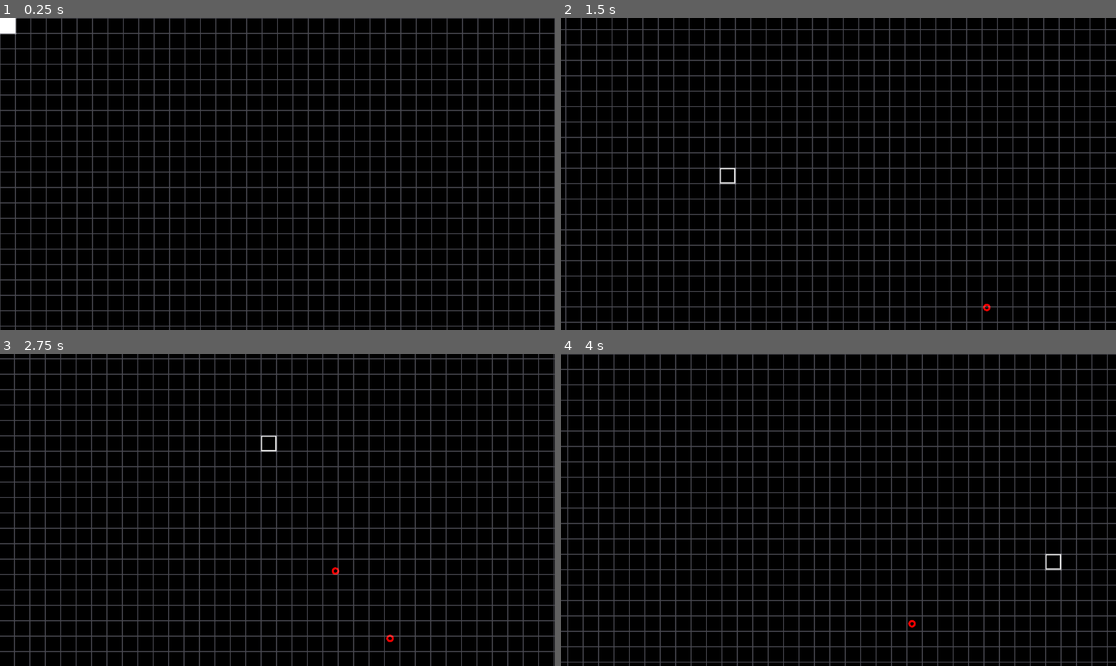
Above: before the commit, frames 1-4 (two rows, left to right).
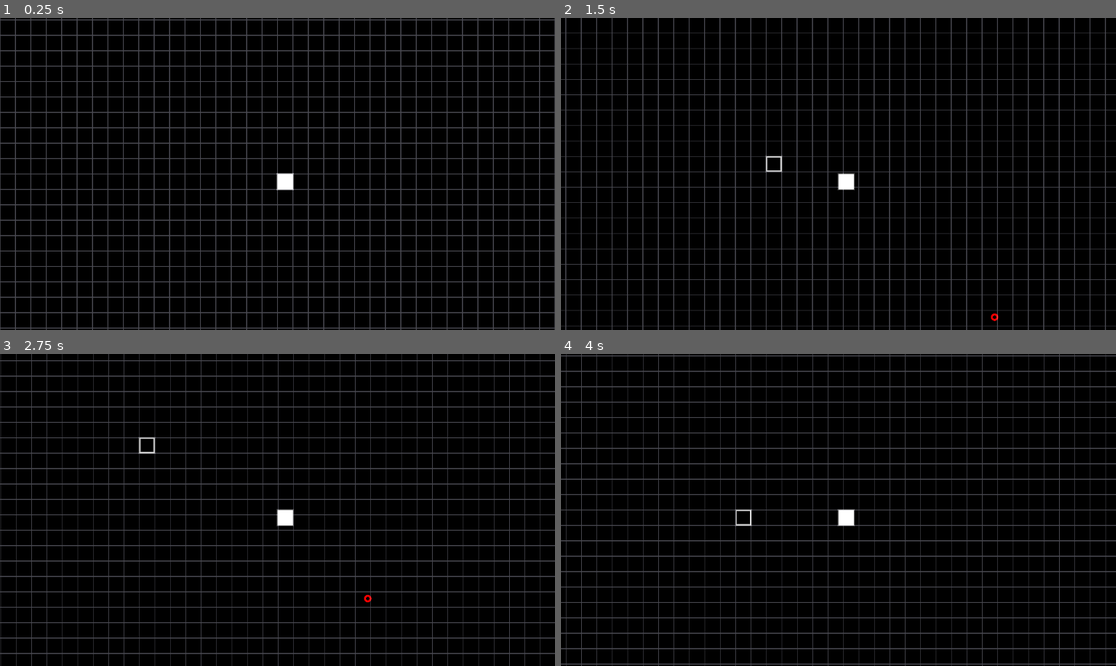
Above: after the commit, the same moments.

Repository: AnonymousXavier/ink-void
Game: Godot game, scene res://Scenes/world.tscn
The game is run twice, just before and just after one commit, with the same random seed, the same clock (stepped at 60 frames per second) and the same inputs.
Inputs (mouse positions are in pixels of both pictures, inside the frame that each line leads up to):
- Up to frame 1 (0.25 s): no input
- Up to frame 2 (1.5 s): tap Enter (ui_accept) at 0.5, 0.6, 0.77, 1.07, 1.35 s; move the mouse to (960, 158) at 0.52 s; hold Right (right) 0.53-1.28 s; click (960, 158) at 0.67 s; move the mouse to (727, 189) at 1.27 s; hold Down (down) from 1.28 s (still down); click (727, 189) at 1.42 s
- Up to frame 3 (2.75 s): tap Enter (ui_accept) at 1.52, 1.82, 2.1 s; move the mouse to (333, 441) at 2.02 s; release Down (down) at 2.03 s; hold Right (right) from 2.03 s (still down); click (333, 441) at 2.17 s
- Up to frame 4 (4 s): move the mouse to (810, 572) at 2.77 s; release Right (right) at 2.78 s; hold Up (ui_up) 2.78-3.53 s; tap Enter (ui_accept) at 2.85, 3.02, 3.32, 3.6, 3.77 s; click (810, 572) at 2.92 s; move the mouse to (1005, 556) at 3.52 s; hold Left (left) from 3.53 s (still down); click (1005, 556) at 3.67 s

The runs differ from the first frame. In frame 1, 15% of the frame differs, in the area x 0-100%, y 0-100%; in frame 2, 11%; in frame 3, 25%; in frame 4, 25%.

Commit message:
Player Implemented

Diff:
--- a/AutoLoads/Factories.gd
+++ b/AutoLoads/Factories.gd
@@ -10,6 +10,7 @@
 	var health_data = HealthData.new()
 	var alignment_data = AlignmentData.new()
 	var countdown_data = CountDownData.new()
+	var parry_data = ParryData.new()
 
 	transform_data.position = spawn_pos
 	render_data.texture = Cache.textures_dict[Enums.ENTITY_TYPES.PLAYER]
@@ -23,10 +24,16 @@
 	entity_manager.health_components[id] = health_data
 	entity_manager.countdown_components[id] = countdown_data
 	entity_manager.alignment_components[id] = alignment_data
+	entity_manager.parry_components[id] = parry_data
+	entity_manager.velocity_components[id] = velocity_data
 
 	entity_manager.active_entities.append(id)
 	entity_manager.player_id = id
-	SceneInstances.entity_manager.next_entity_id += id
+	entity_manager.player_input_data = PlayerInputData.new()
+
+	print(id,entity_manager.velocity_components)
+	SceneInstances.entity_manager.next_entity_id += 1
+
 	return id
 
 func create_enemy(type: Enums.ENTITY_TYPES, pos: Vector2i):
--- a/AutoLoads/SceneInstances.gd
+++ b/AutoLoads/SceneInstances.gd
@@ -4,3 +4,4 @@
 @onready var camera: Camera
 @onready var BG: ColorRect
 @onready var events_manager: EventsManager
+@onready var rendering_system: RenderingSystem
--- /dev/null
+++ b/Resources/ParryData.gd
@@ -0,0 +1,7 @@
+extends Resource
+class_name ParryData
+
+enum State { READY, PARRYING, RECOVERING }
+
+@export var current_state: State = State.READY
+@export var timer: float = 0.0
--- /dev/null
+++ b/Resources/PlayerInputData.gd
@@ -0,0 +1,7 @@
+extends Resource
+class_name PlayerInputData
+
+@export var direction: Vector2 = Vector2.ZERO
+@export var parry_pressed: bool = false
+@export var aim_position: Vector2 = Vector2.ZERO
+@export var fire_pressed: bool = false
--- a/Resources/Velocity_Data.gd
+++ b/Resources/Velocity_Data.gd
@@ -1,5 +1,5 @@
 extends Resource
 class_name VelocityData
 
-@export var target: Vector2
-@export var speed: float = 100.0
+@export var speed: float = 0.0
+@export var direction: Vector2 = Vector2.ZERO
--- a/Scenes/world.gd
+++ b/Scenes/world.gd
@@ -15,6 +15,7 @@
 	SceneInstances.BG = bg_color_rect
 	SceneInstances.events_manager = events_manager
 	SceneInstances.entity_manager = entity_manager
+	SceneInstances.rendering_system = rendering_system
 
 	Factories.create_bullet_pool()
 
--- a/Scenes/world.tscn
+++ b/Scenes/world.tscn
@@ -17,6 +17,7 @@
 [ext_resource type="PackedScene" uid="uid://jutcggmjp4ip" path="res://Systems/health_system.tscn" id="18_no8kt"]
 [ext_resource type="PackedScene" uid="uid://pw2blkx23hsd" path="res://Systems/overlay_system.tscn" id="19_axeuq"]
 [ext_resource type="PackedScene" uid="uid://c6ldh5b4kbqfu" path="res://Systems/death_system.tscn" id="19_xbk3s"]
+[ext_resource type="PackedScene" uid="uid://6fcj0cfrcyg2" path="res://Systems/player_controller_system.tscn" id="20_1cojt"]
 [ext_resource type="PackedScene" uid="uid://ccoeuqpwxg76x" path="res://Systems/bank_system.tscn" id="20_i4fjy"]
 [ext_resource type="PackedScene" uid="uid://b4xgsftrx1h8o" path="res://Systems/homing_system.tscn" id="21_yq1aw"]
 
@@ -62,3 +63,5 @@
 [node name="BankSystem" parent="." unique_id=185438664 instance=ExtResource("20_i4fjy")]
 
 [node name="OverlaySystem" parent="." unique_id=915206206 instance=ExtResource("19_axeuq")]
+
+[node name="PlayerControllerSystem" parent="." unique_id=428568490 instance=ExtResource("20_1cojt")]
--- a/Systems/cameraSystem.gd
+++ b/Systems/cameraSystem.gd
@@ -4,13 +4,7 @@
 var _top_left: Vector2 = Vector2.ZERO
 var zoom: float = 0.5  # 1.0 is default, 2.0 is zoomed in, 0.5 is zoomed out
 var speed: int = 400
-var position:
-	get:
-		return get_center()
-
-func get_center():
-	var size = get_size()
-	return _top_left + size / 2
+var position: Vector2 # Camera's Center
 
 # This calculates exactly how much of the game world the camera can see right now
 func get_size() -> Vector2:
@@ -21,15 +15,7 @@
 func get_camera_rect() -> Rect2:
 	return Rect2(_top_left, get_size())
 
-func _process(delta: float) -> void:
-	if Input.get_action_strength("left"):
-		_top_left.x -= speed * delta
-
-	elif Input.get_action_strength("right"):
-		_top_left.x += speed * delta
-
-	if Input.get_action_strength("down"):
-		_top_left.y += speed * delta
-
-	elif Input.get_action_strength("up"):
-		_top_left.y -= speed * delta
+func _process(_delta: float) -> void:
+	if SceneInstances.entity_manager.player_id != -1:
+		var player_trasnform_data = SceneInstances.entity_manager.transform_components[SceneInstances.entity_manager.player_id]
+		position = player_trasnform_data.position
--- a/Systems/enemy_manager.gd
+++ b/Systems/enemy_manager.gd
@@ -29,9 +29,11 @@
 	for enemy_id in entity_manager.is_an_enemy:
 		if enemy_id not in entity_manager.velocity_components: # Isnt Currently in Motion
 			var velocity_data = VelocityData.new()
+			var transform_data = entity_manager.transform_components.get(enemy_id)
 			var movement_event = {"type": Enums.EVENT_TYPES.MOVEMENT, "id": enemy_id}
 
-			velocity_data.target = SceneInstances.camera.get_center()
+			velocity_data.direction = SceneInstances.camera.position - transform_data.position
+
 			entity_manager.velocity_components[enemy_id] = velocity_data
 
 			SceneInstances.events_manager.add_event(movement_event)
@@ -40,7 +42,7 @@
 	var enemy_type = Enums.ENTITY_TYPES.NORMAL_ENEMY
 	var camera = SceneInstances.camera
 
-	var cam_center = camera.get_center()
+	var cam_center = camera.position
 	var cam_size = camera.get_size()
 
 	var direction = Vector2i(1 if Constants.RNG.randi_range(0, 1) else -1, 1 if Constants.RNG.randi_range(0, 1) else -1)
--- a/Systems/entity_manager.gd
+++ b/Systems/entity_manager.gd
@@ -17,13 +17,16 @@
 var homing_components: Dictionary[int, HomingData] = {}
 var grid_footprint_components: Dictionary[int, GridFootprintData] = {}
 var alignment_components: Dictionary[int, AlignmentData] = {}
+var parry_components: Dictionary[int, ParryData] = {}
 
 # Tags
 var is_an_enemy: Dictionary[int, bool] = {}
 var is_a_bullet: Dictionary[int, bool] = {}
-var player_id: int
+var player_id: int = -1
 var cell_overlay_id: int
+
 var bank_data: BankData
+var player_input_data: PlayerInputData
 
 # Inactive Components - For memeory management
 var inactive_bullet_entities: Array[int] = []
--- a/Systems/input_system.gd
+++ b/Systems/input_system.gd
@@ -1,8 +1,20 @@
 extends Node
+class_name InputSystem
 
-func _input(event: InputEvent) -> void:
-	if event is InputEventMouseButton:
-		if event.button_index == MouseButton.MOUSE_BUTTON_LEFT:
-			SceneInstances.events_manager.add_event({"type": Enums.EVENT_TYPES.MOUSE_CLICK, "position": event.position})
-	if event is InputEventMouseMotion:
-		SceneInstances.events_manager.add_event({"type": Enums.EVENT_TYPES.MOUSE_MOTION, "position": event.position})
+func _physics_process(delta: float) -> void:
+	var entity_manager = SceneInstances.entity_manager
+	var player_id = entity_manager.player_id
+
+	if player_id == -1 or not entity_manager.active_entities.has(player_id):
+		return
+
+	var input_data: PlayerInputData = entity_manager.player_input_data
+
+	if input_data:
+		# Keyboard
+		input_data.direction = Input.get_vector("ui_left", "ui_right", "ui_up", "ui_down")
+		input_data.parry_pressed = Input.is_action_just_pressed("ui_accept")
+
+		# Mouse (Replaces the old EventsManager push)
+		input_data.aim_position = SceneInstances.rendering_system.get_global_mouse_position()
+		input_data.fire_pressed = Input.is_mouse_button_pressed(MOUSE_BUTTON_LEFT)
--- a/Systems/movement_system.gd
+++ b/Systems/movement_system.gd
@@ -1,23 +1,27 @@
 extends Node
+class_name MovementSystem
 
-
-func _process(delta: float) -> void:
-	# Safely duplicate keys so we can erase from the original dictionary while looping
+func _physics_process(delta: float) -> void:
 	var entity_manager = SceneInstances.entity_manager
 
-	for entity_id in entity_manager.velocity_components.keys():
-		var transform_data = SceneInstances.entity_manager.transform_components.get(entity_id)
-		var velocity_data = SceneInstances.entity_manager.velocity_components.get(entity_id)
+	# Optional: Get screen bounds to clean up bullets as you suggested!
+	var screen_rect = get_viewport().get_visible_rect()
+	# If your camera moves, you'll want to pad this rect or use the camera's position
 
-		if not transform_data:
-			continue
+	for id in entity_manager.velocity_components:
+		var transform = entity_manager.transform_components.get(id)
+		var velocity = entity_manager.velocity_components.get(id)
 
-		var prev_position = transform_data.position
-		transform_data.position = transform_data.position.move_toward(velocity_data.target, delta * velocity_data.speed)
-		entity_manager.update_chunk_map_for(prev_position, entity_id)
+		if velocity and velocity.direction != Vector2.ZERO:
+			var old_pos = transform.position
 
-		if transform_data.position == velocity_data.target:
-			# 1. Stop moving
-			SceneInstances.entity_manager.velocity_components.erase(entity_id)
-			# 2. Blindly announce arrival
-			SceneInstances.events_manager.add_event({"type": Enums.EVENT_TYPES.TARGET_REACHED, "id": entity_id})
+			# Apply the continuous action vector!
+			transform.position += velocity.direction.normalized() * velocity.speed * delta
+
+			# Update your highly optimized spatial hash
+			entity_manager.update_chunk_map_for(old_pos, id)
+
+			# Your exact logic: "Bullets, well delete them once theyre offscreen"
+			if entity_manager.is_a_bullet.has(id):
+				if not screen_rect.has_point(transform.position):
+					Factories.despawn_bullet(id)
--- /dev/null
+++ b/Systems/player_controller_system.gd
@@ -0,0 +1,57 @@
+extends Node
+class_name PlayerControllerSystem
+
+func _process(delta: float) -> void:
+	var entity_manager = SceneInstances.entity_manager
+	var player_id = entity_manager.player_id
+
+	if player_id == -1 or not entity_manager.active_entities.has(player_id):
+		return
+
+	var input: PlayerInputData = entity_manager.player_input_data
+	var velocity = entity_manager.velocity_components.get(player_id)
+	var parry = entity_manager.parry_components.get(player_id)
+	var render = entity_manager.render_components.get(player_id)
+
+	# 1. HANDLE TIMERS & STATE TRANSITIONS
+	if parry.current_state != ParryData.State.READY:
+		parry.timer -= delta
+
+		if parry.timer <= 0:
+			if parry.current_state == ParryData.State.PARRYING:
+				parry.current_state = ParryData.State.RECOVERING
+				parry.timer = 0.5
+				render.texture.resource_local_to_scene = true
+				# render.modulate = Color.RED # Whiff indication
+
+			elif parry.current_state == ParryData.State.RECOVERING:
+				parry.current_state = ParryData.State.READY
+
+	# 2. APPLY LOGIC BASED ON INPUT & STATE
+	if parry.current_state == ParryData.State.READY:
+		velocity.direction = input.direction
+		# render.modulate = Color.WHITE
+
+		if input.parry_pressed:
+			parry.current_state = ParryData.State.PARRYING
+			parry.timer = 0.2
+			velocity.direction = input.direction * 0.5
+			# render.modulate = Color.CYAN
+
+	elif parry.current_state == ParryData.State.RECOVERING:
+		# Lock movement during recovery
+		velocity.direction = Vector2.ZERO
+
+	# 3. HANDLE MOVEMENT
+	var dx = 0
+	var dy = 0
+	if Input.get_action_strength("left"):
+		dx = -1
+	elif Input.get_action_strength("right"):
+		dx = 1
+	if Input.get_action_strength("down"):
+		dy = 1
+	elif Input.get_action_strength("up"):
+		dy = -1
+
+	velocity.direction = Vector2(dx, dy).normalized()
--- /dev/null
+++ b/Systems/player_controller_system.tscn
@@ -0,0 +1,6 @@
+[gd_scene format=3 uid="uid://6fcj0cfrcyg2"]
+
+[ext_resource type="Script" uid="uid://dyojku3xlk6yn" path="res://Systems/player_controller_system.gd" id="1_2f5y8"]
+
+[node name="PlayerControllerSystem" type="Node" unique_id=428568490]
+script = ExtResource("1_2f5y8")
Not shown, added: Resources/ParryData.gd.uid
Not shown, added: Resources/PlayerInputData.gd.uid
Not shown, added: Systems/player_controller_system.gd.uid
